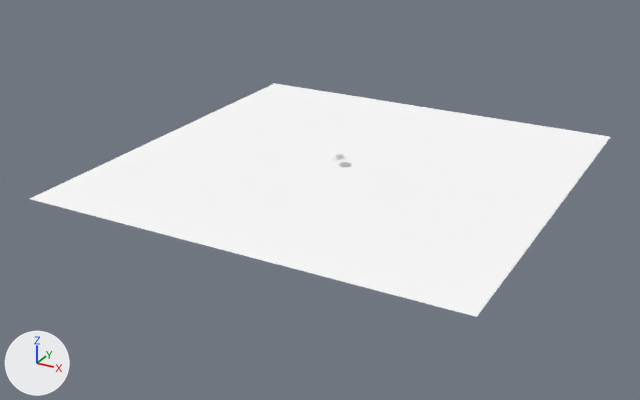
One commit to the glTF model public/models/folio_map.glb: the scene before it, then after it.
Before and after are seen from a camera (50 mm lens) standing at (440.0, -861.0, 379.0) and looking at (-17.0, -30.0, -37.0). The axes (+X, +Y, +Z) are drawn at lower left. The lights are the same throughout.

In view in the first picture: 'floor'.
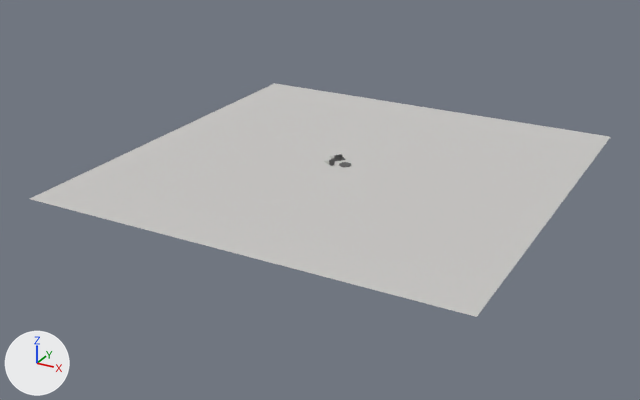
Changed parts and their boxes (x1, y1, x2, y2) in the pictures (640 x 400 px):
'floor', recoloured (white to grey)
    both: (30, 83, 610, 317)
'ezinvoices', added
    after: (332, 154, 346, 161)

Patch to the scene script:
```diff
--- a/public/models/folio_map.glb.py
+++ b/public/models/folio_map.glb.py
@@ img_floor_webp @@
+img_floor_webp = load_image('floor.webp', '_unpacked/floor.webp', 2048, 2048, 'sRGB')
@@ img_ezinvoices @@
+img_ezinvoices = load_image('ezinvoices', '_unpacked/ezinvoices', 2048, 2048, 'sRGB')
@@ mat_floor @@
+mat_floor = principled_material('floor')
+mat_floor.texture = img_floor_webp
+mat_floor.roughness = 1.0
@@ mat_ezinvoices @@
+mat_ezinvoices = principled_material('ezinvoices')
+mat_ezinvoices.texture = img_ezinvoices
+mat_ezinvoices.roughness = 1.0
@@ me_plane @@
 me_plane.from_pydata(...)  # 4 vertices, 2 faces; spans x -250.0..250.0, y -250.0..250.0, z 0.0
-me_plane.materials.append(mat_material)  # white #ffffff
+me_plane.materials.append(mat_floor)  # picture img_floor_webp
@@ me_plane_002_1 @@
+me_plane_002_1.from_pydata(...)  # 11134 vertices, 22222 faces; spans x -23.4..-7.6, y 3.2..20.3, z 0.0..7.0
+# faces by material slot: [11112, 11110]
+me_plane_002_1.materials.append(mat_ezinvoices)  # picture img_ezinvoices
+me_plane_002_1.materials.append(mat_outline)  # light grey #bfbfbf
@@ ob_ezinvoices @@
+ob_ezinvoices = bpy.data.objects.new('ezinvoices', me_plane_002_1)
+ob_ezinvoices.location = (0.0, 0.0, 0.0)
```
